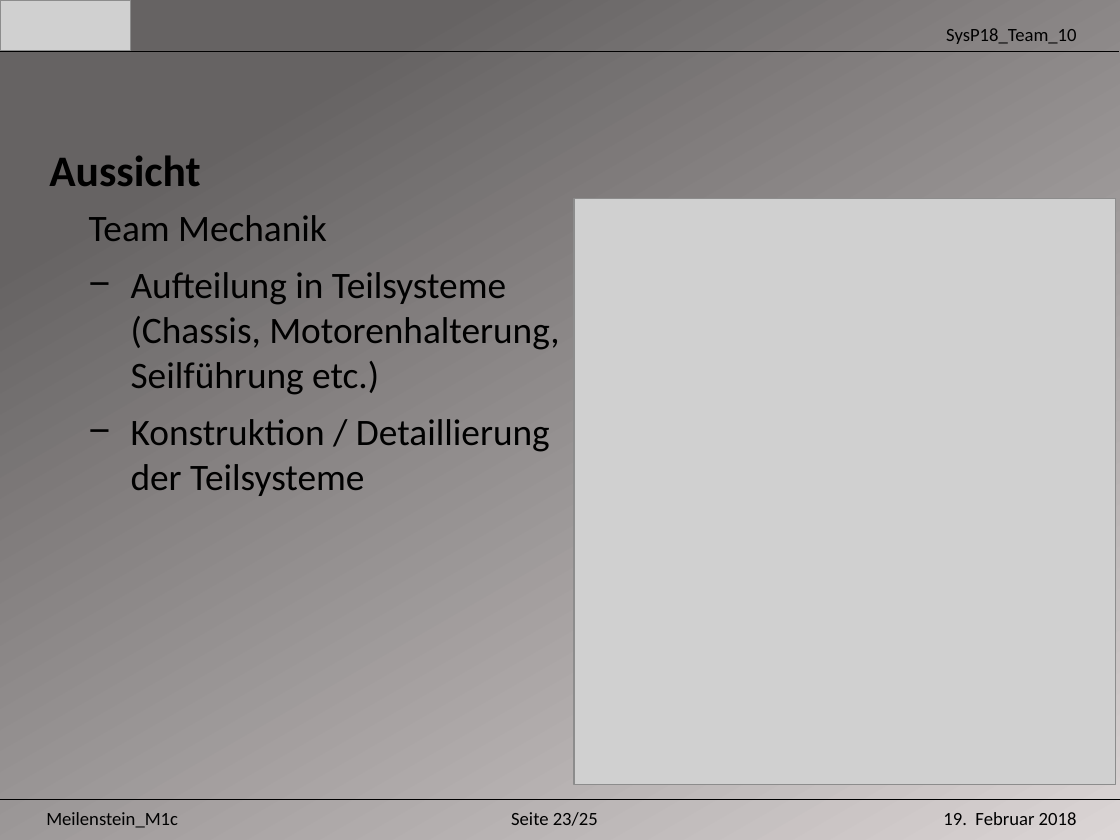
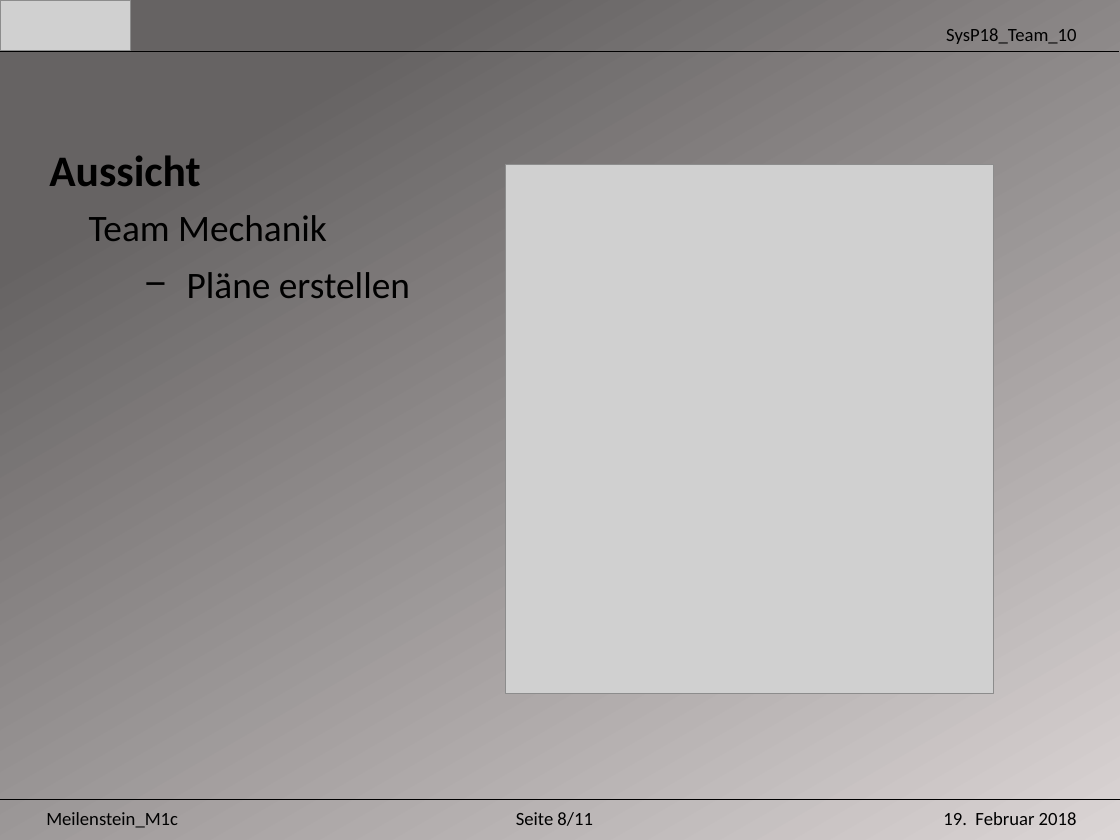
Before and after one commit to Unaqwyn/SysP18_1cv, a slide deck: slide 9 of Systemtechnikprojekt/Systemtechnikprojekt/01_Organisation/02_Meilensteine/m1/m1c/Praesentation_m1c.pptx (slide 24 before the commit). Drawn at 1120x840 pixels with LibreOffice and Linux fonts; fonts in the diff are those of the drawing; grey boxes stand for pictures. Boxes give left, top, right and bottom in pixels: in the first picture for what was removed or moved away, otherwise in the second. Text is boxed around its words. In the diff, an @@ line names an element or a change of style, - is before the commit and + after.

Commit message:
v1.0.2

```diff
--- a/Systemtechnikprojekt/Systemtechnikprojekt/01_Organisation/02_Meilensteine/m1/m1c/Praesentation_m1c.pptx
+++ b/Systemtechnikprojekt/Systemtechnikprojekt/01_Organisation/02_Meilensteine/m1/m1c/Praesentation_m1c.pptx
@@ picture: place and size @@
-picture at (573, 199, 1116, 785)
+picture at (505, 165, 993, 694)
@@ text at (187, 272, 410, 298): text changed @@
-− Aufteilung in Teilsysteme (Chassis, Motorenhalterung, Seilführung etc.)
-− Konstruktion / Detaillierung der Teilsysteme
+  − Pläne erstellen
@@ text at (516, 812, 593, 826): text changed @@
-Seite 23/25
+Seite 8/11
```
Also in this commit, not shown: 10 other slides changed, 15 slides removed.
